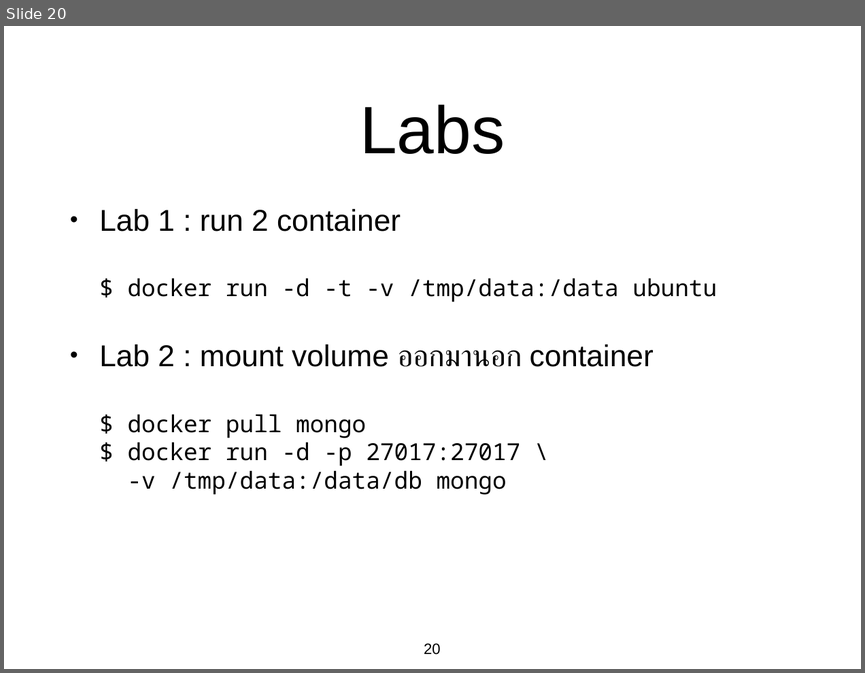
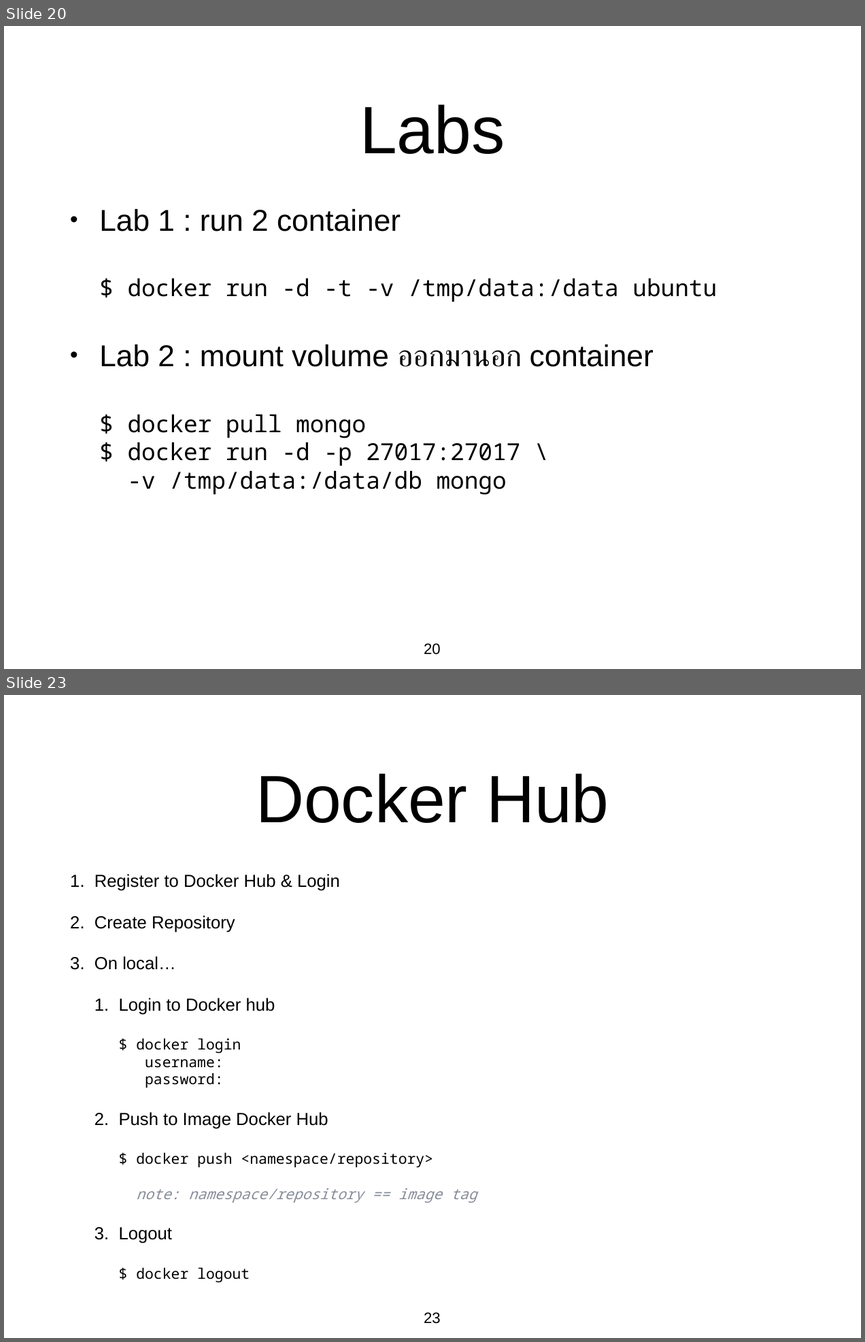
Before and after one commit to olarn/Docker-Training, a slide deck: Powerpoint/02.Docker.pptx. Shown one above the other, each under a label of ours: slide 20 before the commit, slides 20 and 23 after it; the slides between them are not shown. The pictures are 865x673 and 865x1342 pixels, drawn with LibreOffice and Linux fonts; fonts in the diff are those of the drawing. Boxes give left, top, right and bottom in pixels: in the first picture for what was removed or moved away, otherwise in the second. Text is boxed around its words. In the diff, an @@ line names an element or a change of style, - is before the commit and + after.

Commit message:
Add docker hub.

```diff
--- a/Powerpoint/02.Docker.pptx
+++ b/Powerpoint/02.Docker.pptx
@@ slide 23 added at (x1=4, y1=695, x2=861, y2=1338), background #FFFFFF @@
@@ title added at (x1=256, y1=773, x2=609, y2=823), 80 pt, text #000000 @@
+Docker Hub
@@ text added at (x1=94, y1=874, x2=477, y2=1283), 17.4 pt, text #000000 @@
+1. Register to Docker Hub & Login
+2. Create Repository
+3. On local…
+  1. Login to Docker hub
+     $ docker login
+     username:
+     password:
+  2. Push to Image Docker Hub
+     $ docker push <namespace/repository>
+     note: namespace/repository == image tag
+  3. Logout
+     $ docker logout
@@ page number added at (x1=424, y1=1312, x2=441, y2=1323), 18 pt, text #000000 @@
+23
```
Also in this commit, not shown: 2 other slides added, 3 other files.
